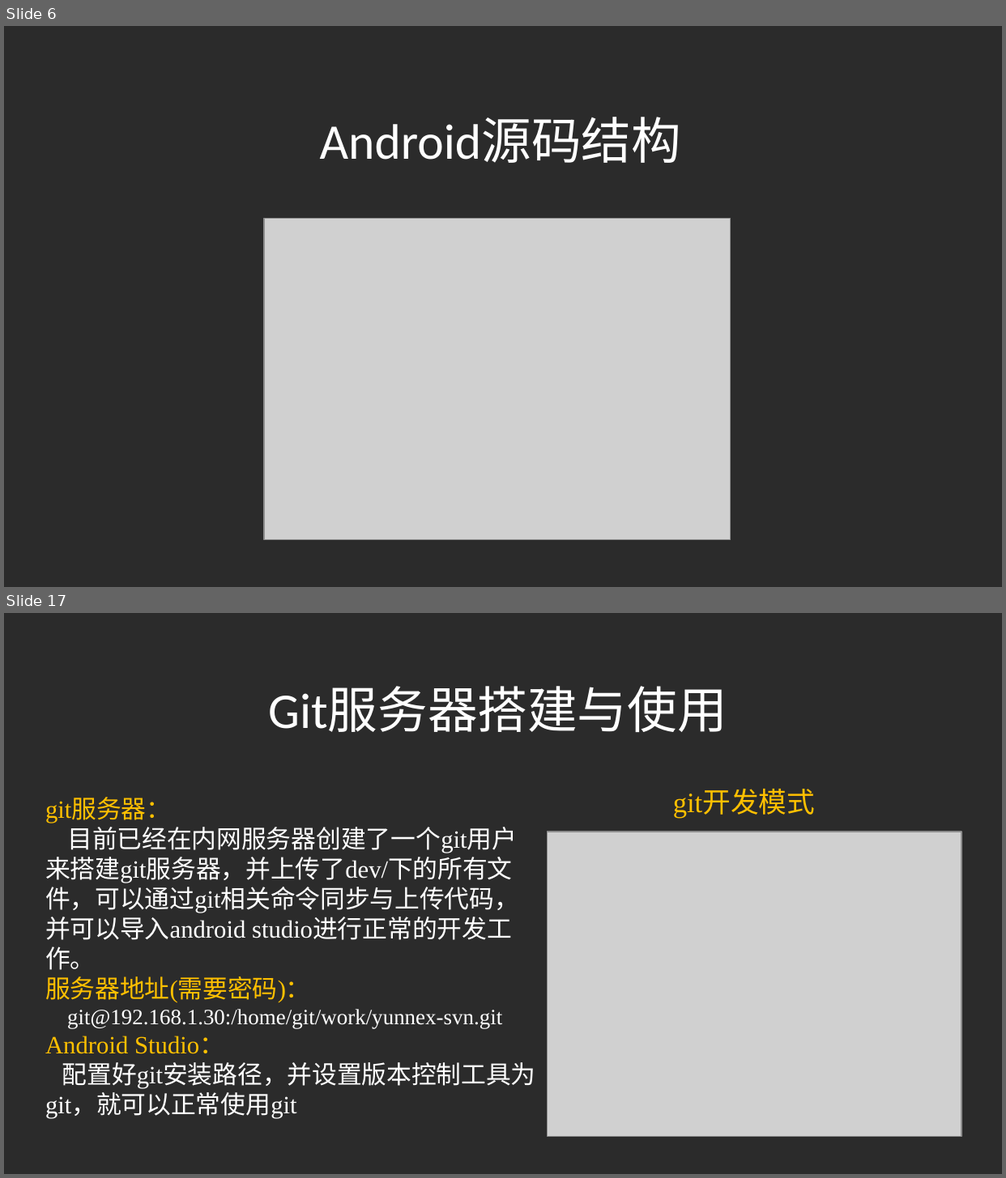
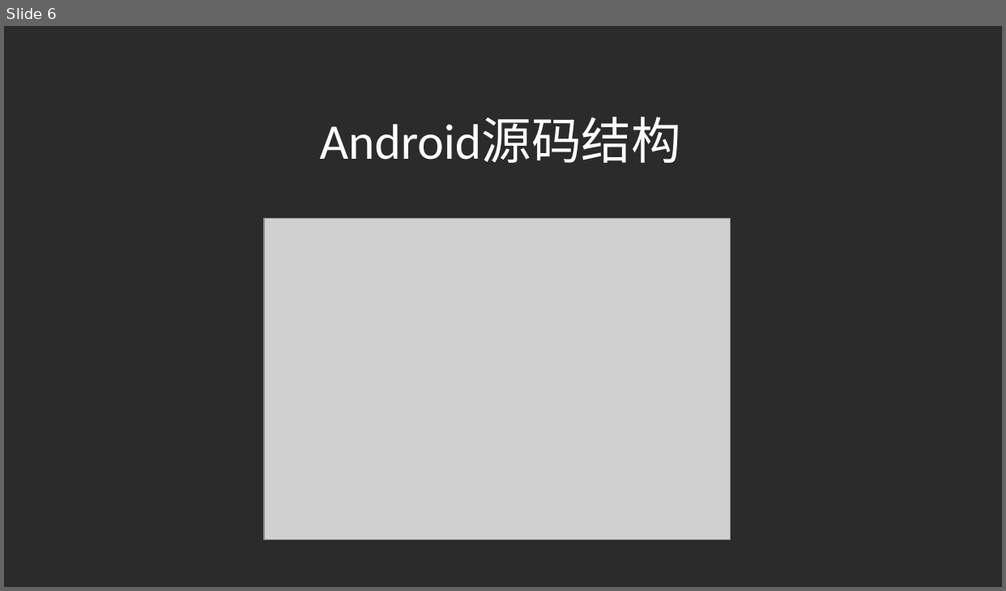
Before and after one commit to liuchangfa/workplace, a slide deck: training/Source/Source.ppt. Shown one above the other, each under a label of ours: slides 6 and 17 before the commit, slide 6 after it; the slides between them are not shown. The pictures are 1006x1178 and 1006x591 pixels, drawn with LibreOffice and Linux fonts; fonts in the diff are those of the drawing; grey boxes stand for pictures; background and template pictures are left out; a plain dark background stands for a picture behind light text. Boxes give left, top, right and bottom in pixels: in the first picture for what was removed or moved away, otherwise in the second. Text is boxed around its words. In the diff, an @@ line names an element or a change of style, - is before the commit and + after.

```diff
--- a/training/Source/Source.ppt
+++ b/training/Source/Source.ppt
@@ slide 17 removed at [4,613,1002,1174], background picture (left out) @@
@@ text removed at [268,687,727,732] @@
-Git服务器搭建与使用
@@ text removed at [45,798,536,1118] @@
-git服务器：
-目前已经在内网服务器创建了一个git用户来搭建git服务器，并上传了dev/下的所有文件，可以通过git相关命令同步与上传代码，并可以导入android studio进行正常的开发工作。
-服务器地址(需要密码)：
-git@192.168.1.30:/home/git/work/yunnex-svn.git
-Android Studio：
-配置好git安装路径，并设置版本控制工具为git，就可以正常使用git
@@ text removed at [673,790,815,817] @@
-git开发模式
@@ picture removed at [548,832,961,1137] @@
```
Also in this commit, not shown: 1 slide changed, 6 slides added, 15 other slides removed, 6 other files.
